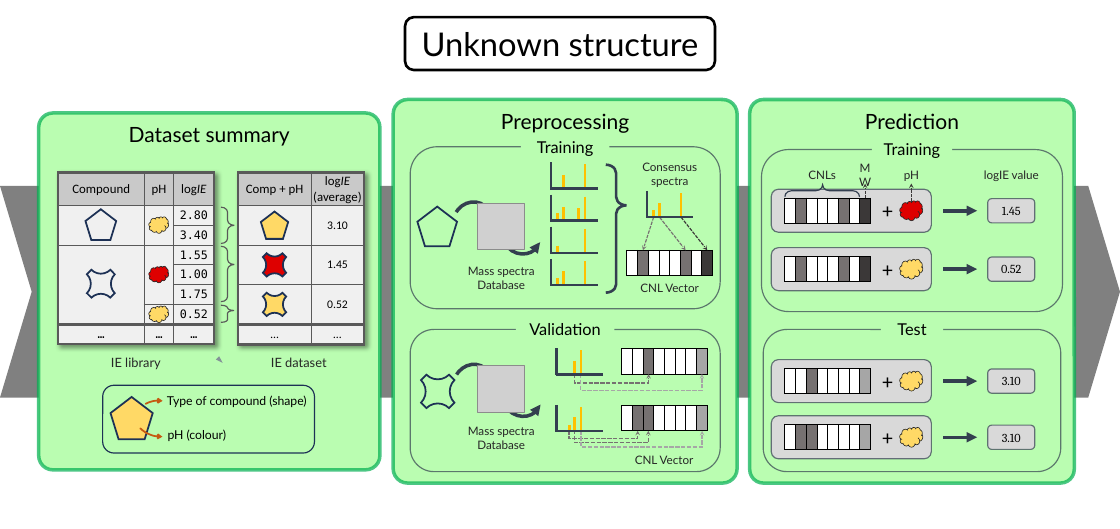
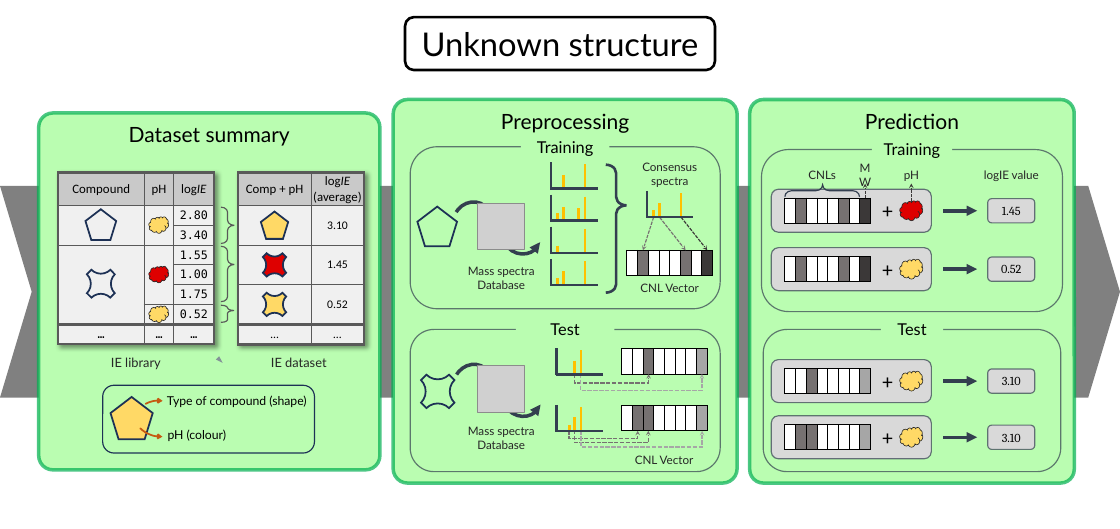
Before and after one commit to pockos56/IE_prediction-project, a slide deck: slide 1 of Graphs/General workflow image/General workflow v13_unknown.pptx. Drawn at 1120x529 pixels with LibreOffice and Linux fonts; fonts in the diff are those of the drawing; grey boxes stand for pictures. Boxes give left, top, right and bottom in pixels: in the first picture for what was removed or moved away, otherwise in the second. Text is boxed around its words. In the diff, an @@ line names an element or a change of style, - is before the commit and + after.

```diff
--- a/Graphs/General workflow image/General workflow v13_unknown.pptx
+++ b/Graphs/General workflow image/General workflow v13_unknown.pptx
@@ text at <box>550,323,579,335</box>: text changed @@
-Validation
+Test
```
Also in this commit, not shown: 2 other files.
